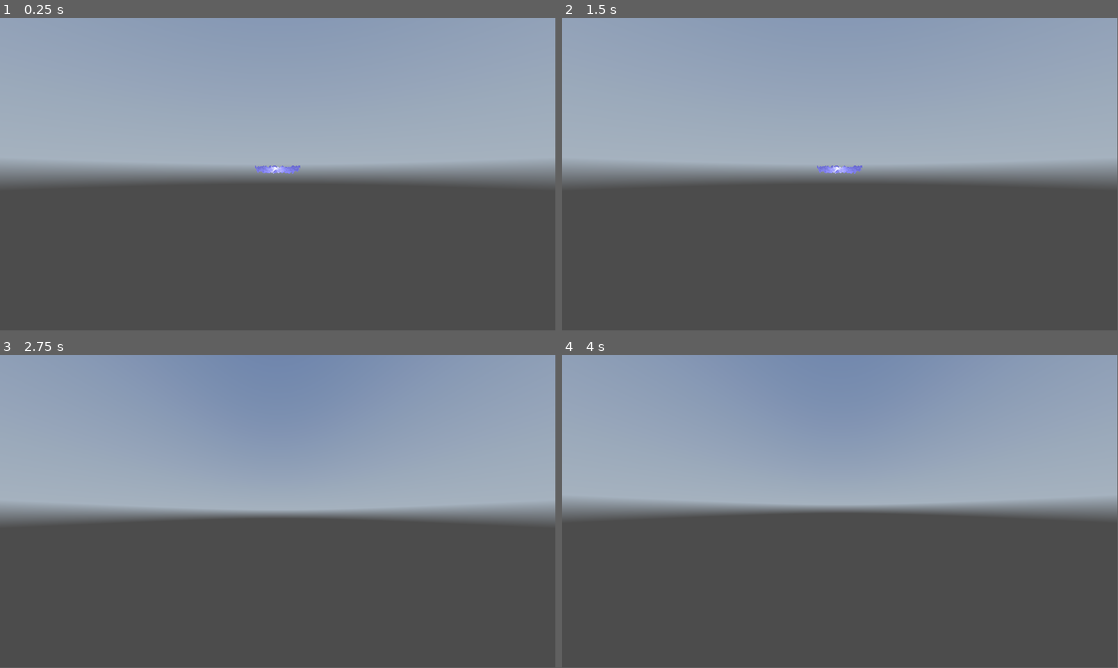
Above: before the commit, frames 1-4 (two rows, left to right).
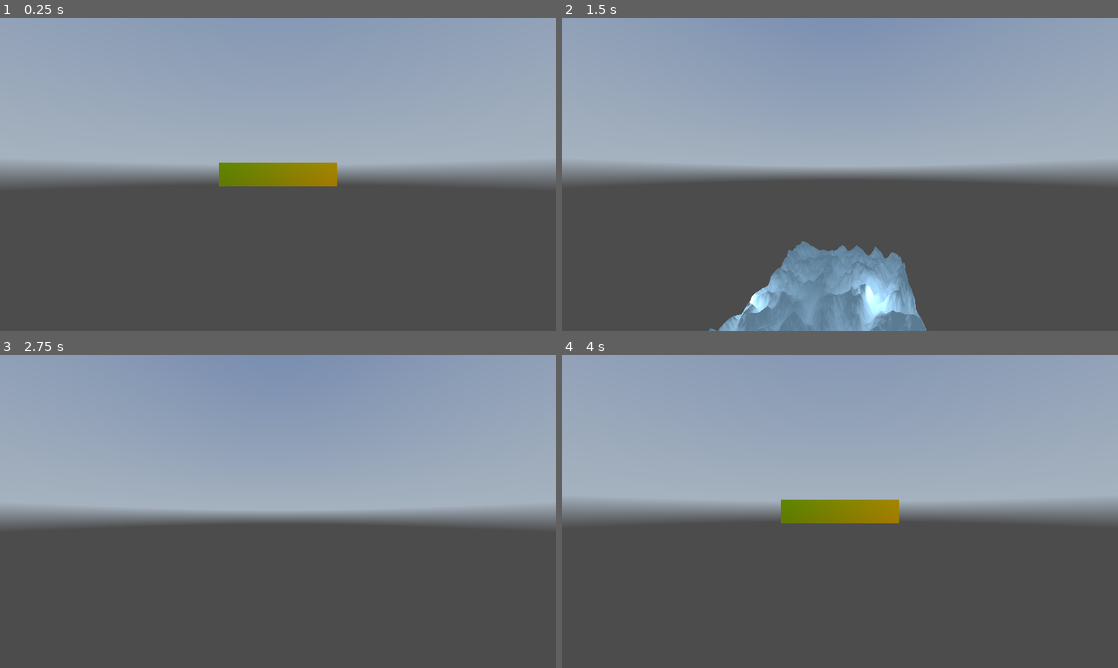
Above: after the commit, the same moments.

Repository: alvaro23LP/visualizador-volumenes
Game: Godot game, scene res://main.tscn
Two runs of this game, one before a commit and one after it. Both use one fixed random seed, a clock stepped at 60 frames per second and the inputs below. A sky picture missing from this copy of the repository is replaced by a grey-blue gradient.
Inputs (mouse positions are in pixels of both pictures, inside the frame that each line leads up to):
- Up to frame 1 (0.25 s): no input
- Up to frame 2 (1.5 s): tap Enter at 0.5 s; move the mouse to (867, 171) at 0.52 s; hold 1 (toggle_camera, bound only after the commit) 0.53-1.28 s; hold W (move_forward) from 0.53 s (still down); tap Space (ui_select) at 0.77, 0.8, 1.07, 1.35 s; move the mouse to (812, 174) at 1.27 s
- Up to frame 3 (2.75 s): keep holding W (move_forward); tap Space (ui_select) at 1.52, 1.82, 2.3 s; tap 1 (toggle_camera, bound only after the commit) at 1.55 s; move the mouse to (289, 505) at 2.02 s; hold 1 (toggle_camera, bound only after the commit) from 2.03 s (still down)
- Up to frame 4 (4 s): keep holding W (move_forward); tap Space (ui_select) at 2.75, 3.02, 3.32 s; move the mouse to (834, 514) at 2.77 s; release 1 (toggle_camera, bound only after the commit) at 2.78 s; tap 1 (toggle_camera, bound only after the commit) at 2.85 s; move the mouse to (878, 514) at 3.52 s; hold Space (ui_select) from 3.53 s (still down)
In our replay, the window is 799x449 before the commit and 800x450 after it. These sizes can differ from the game's own. Grey fills any space a smaller window leaves; there, only what the larger window draws over its background counts as a difference.

The runs differ from the first frame. In frame 1, 1.7% of the frame differs, in the area x 39-100%, y 0-54%; in frame 2, 7.4%, in the area x 26-100%, y 0-100%; in frame 3, 1.1%; in frame 4, 2.3%.

Commit message:
Shaders cull_front y cull_back + funcionalidad de las cámaras extendida

Diff:
--- a/first_person.gd
+++ b/first_person.gd
@@ -16,7 +16,7 @@
 		rotation_x = clamp(rotation_x - event.relative.y * mouse_sensitivity, deg_to_rad(-89), deg_to_rad(89))
 		$Camera3D.rotation.x = rotation_x
 
-func _physics_process(delta):
+func _physics_process(_delta):
 	var direction = Vector3.ZERO
 
 	if Input.is_action_pressed("move_forward"):
@@ -27,7 +27,11 @@
 		direction -= transform.basis.x
 	if Input.is_action_pressed("move_right"):
 		direction += transform.basis.x
-	# añadir subir y bajar
+	if Input.is_action_pressed("move_up"):
+		direction += transform.basis.y
+	if Input.is_action_pressed("move_down"):
+		direction -= transform.basis.y
+
 
 	direction = direction.normalized()
 	velocity = direction * speed
--- /dev/null
+++ b/fragmentShader1.gdshader
@@ -0,0 +1,20 @@
+shader_type spatial;
+render_mode unshaded;
+render_mode cull_back;
+uniform sampler2D prev_pass;
+
+
+void fragment() {
+	// Obtener la posición del vértice en espacio de cámara
+    vec3 camera_pos = (VIEW_MATRIX * MODEL_MATRIX * vec4(VERTEX, 1.0)).xyz;
+
+	// Ajusta estos límites a tu escena
+	vec3 min_bound = vec3(-10.0, -10.0, -10.0);
+	vec3 max_bound = vec3(10.0, 10.0, 10.0);
+
+	// Normalizar al rango 0–1 para meterlo en RGB
+	vec3 normalized = (camera_pos - min_bound) / (max_bound - min_bound);
+
+	// Guardar las coordenadas en el color
+	ALBEDO = normalized;
+}
--- /dev/null
+++ b/fragmentShader2.gdshader
@@ -0,0 +1,18 @@
+shader_type spatial;
+render_mode unshaded;
+render_mode cull_front;
+
+void fragment() {
+	// Obtener la posición del vértice en espacio de cámara
+    vec3 camera_pos = (VIEW_MATRIX * MODEL_MATRIX * vec4(VERTEX, 1.0)).xyz;
+
+	// Ajustar límites para normalizar
+	vec3 min_bound = vec3(-10.0, -10.0, -10.0);
+	vec3 max_bound = vec3(10.0, 10.0, 10.0);
+
+	// Normalizar al rango 0–1 para meterlo en RGB
+	vec3 normalized = (camera_pos - min_bound) / (max_bound - min_bound);
+
+	// Guardar las coordenadas en el color
+	ALBEDO = normalized;
+}
--- a/main.gd
+++ b/main.gd
@@ -3,11 +3,30 @@
 @onready var cam_orbital := $OrbitalCamera/Camera3D
 @onready var cam_fp := $FirstPerson/Camera3D
 
+#@onready var viewport := $ViewportPass1
+#@onready var mesh_final := $cull_front
+
+
 func _ready():
+	#var mat = mesh_final.get_active_material(0)
+	#print(mat)
+	#if mat and mat is ShaderMaterial:
+		#var texture = viewport.get_texture()
+		#mat.set_shader_parameter("prev_pass", texture)
+		#mat.set_shader_parameter("screen_size", texture.get_size())
+	#else:
+		#push_error("El material no es un ShaderMaterial en mesh_final.")
 	cam_fp.current = false
 	cam_orbital.current = true
 
 func _input(event):
-	if event.is_action_pressed("ui_select"):
+	if event.is_action_pressed("toggle_camera"):
 		cam_fp.current = !cam_fp.current
 		cam_orbital.current = !cam_fp.current
+
+	if event.is_action_pressed("ui_cancel"):
+		Input.set_mouse_mode(Input.MOUSE_MODE_VISIBLE)
+
+func _unhandled_input(event):
+	if event is InputEventMouseButton and event.pressed:
+		Input.set_mouse_mode(Input.MOUSE_MODE_CAPTURED)
--- a/main.tscn
+++ b/main.tscn
@@ -1,10 +1,12 @@
-[gd_scene load_steps=16 format=3 uid="uid://rw8yh8i2xcl2"]
+[gd_scene load_steps=22 format=3 uid="uid://rw8yh8i2xcl2"]
 
 [ext_resource type="Script" path="res://main.gd" id="1_k14sq"]
 [ext_resource type="Script" path="res://orbital_camera.gd" id="2_4j55b"]
 [ext_resource type="Texture2D" uid="uid://cygi8smdo04yi" path="res://wide_street_01_8k.hdr" id="2_6nxq5"]
 [ext_resource type="Script" path="res://first_person.gd" id="3_y7tog"]
+[ext_resource type="Shader" path="res://fragmentShader1.gdshader" id="5_3kcsp"]
 [ext_resource type="Shader" path="res://shader1.gdshader" id="5_ns2tm"]
+[ext_resource type="Shader" path="res://fragmentShader2.gdshader" id="7_mwebq"]
 
 [sub_resource type="PanoramaSkyMaterial" id="PanoramaSkyMaterial_bbb1s"]
 panorama = ExtResource("2_6nxq5")
@@ -35,7 +37,7 @@
 render_priority = 0
 shader = ExtResource("5_ns2tm")
 shader_parameter/height_scale = 0.5
-shader_parameter/albedo_color = Color(0.4, 0.4, 0.8, 1)
+shader_parameter/albedo_color = Color(0.350867, 0.475258, 0.567133, 1)
 shader_parameter/noise = SubResource("NoiseTexture2D_ahyet")
 shader_parameter/normalmap = SubResource("NoiseTexture2D_gh3sw")
 
@@ -43,6 +45,23 @@
 material = SubResource("ShaderMaterial_76dtt")
 subdivide_width = 32
 subdivide_depth = 32
+
+[sub_resource type="ShaderMaterial" id="ShaderMaterial_gf7gt"]
+render_priority = 0
+shader = ExtResource("7_mwebq")
+
+[sub_resource type="BoxMesh" id="BoxMesh_2fuyy"]
+material = SubResource("ShaderMaterial_gf7gt")
+size = Vector3(5, 1, 1)
+
+[sub_resource type="ShaderMaterial" id="ShaderMaterial_7nf4f"]
+render_priority = 0
+shader = ExtResource("5_3kcsp")
+
+[sub_resource type="BoxMesh" id="BoxMesh_k3ywd"]
+material = SubResource("ShaderMaterial_7nf4f")
+size = Vector3(5, 1, 1)
+subdivide_depth = 5
 
 [node name="Node3D" type="Node3D"]
 script = ExtResource("1_k14sq")
@@ -60,20 +79,25 @@
 script = ExtResource("3_y7tog")
 
 [node name="Camera3D" type="Camera3D" parent="FirstPerson"]
-fov = 120.0
+fov = 95.0
 
 [node name="CollisionShape3D" type="CollisionShape3D" parent="FirstPerson"]
 shape = SubResource("BoxShape3D_nkp7i")
 
-[node name="MeshInstance3D" type="MeshInstance3D" parent="."]
-mesh = SubResource("PlaneMesh_bhi5j")
+[node name="OmniLight3D" type="OmniLight3D" parent="."]
+transform = Transform3D(1, 0, 0, 0, 1, 0, 0, 0, 1, -1.02613, 0.320161, -3.03486)
 
-[node name="OmniLight3D" type="OmniLight3D" parent="."]
-transform = Transform3D(1, 0, 0, 0, 1, 0, 0, 0, 1, -0.0978723, 0.378093, 0.308712)
-
-[node name="MeshInstance3D2" type="MeshInstance3D" parent="."]
+[node name="firstShader" type="MeshInstance3D" parent="."]
 transform = Transform3D(1, 0, 0, 0, 1, 0, 0, 0, 1, 0, 0, -3.47676)
 mesh = SubResource("PlaneMesh_bhi5j")
 
 [node name="OmniLight3D2" type="OmniLight3D" parent="."]
-transform = Transform3D(1, 0, 0, 0, 1, 0, 0, 0, 1, -0.0978723, 0.378093, -3.53536)
+transform = Transform3D(1, 0, 0, 0, 1, 0, 0, 0, 1, 0.522067, 0.353244, -3.45091)
+
+[node name="cull_front" type="MeshInstance3D" parent="."]
+transform = Transform3D(1, 0, 0, 0, 1, 0, 0, 0, 1, 0, 0, 0.829428)
+mesh = SubResource("BoxMesh_2fuyy")
+
+[node name="cull_back" type="MeshInstance3D" parent="."]
+transform = Transform3D(1, 0, 0, 0, 1, 0, 0, 0, 1, 0.001688, 0, -0.699356)
+mesh = SubResource("BoxMesh_k3ywd")
--- a/orbital_camera.gd
+++ b/orbital_camera.gd
@@ -1,9 +1,9 @@
 extends Node3D
 
 @export var rotation_speed := 0.01
-@export var zoom_speed := 2.0
+@export var zoom_speed := 1.0
 @export var min_distance := 2.0
-@export var max_distance := 20.0
+@export var max_distance := 25.0
 
 var distance := 10.0
 var orbital_rotation := Vector2.ZERO
@@ -18,7 +18,7 @@
 	elif event is InputEventMouseButton and event.button_index == MOUSE_BUTTON_WHEEL_DOWN:
 		distance = min(max_distance, distance + zoom_speed)
 
-func _process(delta):
+func _process(_delta):
 	orbital_rotation.x = clamp(orbital_rotation.x, deg_to_rad(-89), deg_to_rad(89))
 	var rot = Basis(Vector3.UP, orbital_rotation.y) * Basis(Vector3.RIGHT, orbital_rotation.x)
 	var pos = rot * Vector3(0, 0, distance)
--- a/project.godot
+++ b/project.godot
@@ -14,6 +14,11 @@
 run/main_scene="res://main.tscn"
 config/features=PackedStringArray("4.3", "Forward Plus")
 config/icon="res://icon.svg"
+
+[display]
+
+window/size/viewport_width=1280
+window/size/viewport_height=720
 
 [input]
 
@@ -37,3 +42,23 @@
 "events": [Object(InputEventKey,"resource_local_to_scene":false,"resource_name":"","device":-1,"window_id":0,"alt_press …(192 unchanged characters)…
 ]
 }
+move_down={
+"deadzone": 0.5,
+"events": [Object(InputEventKey,"resource_local_to_scene":false,"resource_name":"","device":-1,"window_id":0,"alt_pressed":false,"shift_pressed":false,"ctrl_pressed":false,"meta_pressed":false,"pressed":false,"keycode":0,"physical_keycode":4194325,"key_label":0,"unicode":0,"location":0,"echo":false,"script":null)
+]
+}
+move_up={
+"deadzone": 0.5,
+"events": [Object(InputEventKey,"resource_local_to_scene":false,"resource_name":"","device":-1,"window_id":0,"alt_pressed":false,"shift_pressed":false,"ctrl_pressed":false,"meta_pressed":false,"pressed":false,"keycode":0,"physical_keycode":32,"key_label":0,"unicode":32,"location":0,"echo":false,"script":null)
+]
+}
+toggle_camera={
+"deadzone": 0.5,
+"events": [Object(InputEventKey,"resource_local_to_scene":false,"resource_name":"","device":-1,"window_id":0,"alt_pressed":false,"shift_pressed":false,"ctrl_pressed":false,"meta_pressed":false,"pressed":false,"keycode":0,"physical_keycode":49,"key_label":0,"unicode":49,"location":0,"echo":false,"script":null)
+]
+}
+cancel={
+"deadzone": 0.5,
+"events": [Object(InputEventKey,"resource_local_to_scene":false,"resource_name":"","device":-1,"window_id":0,"alt_pressed":false,"shift_pressed":false,"ctrl_pressed":false,"meta_pressed":false,"pressed":false,"keycode":0,"physical_keycode":4194305,"key_label":0,"unicode":0,"location":0,"echo":false,"script":null)
+]
+}
